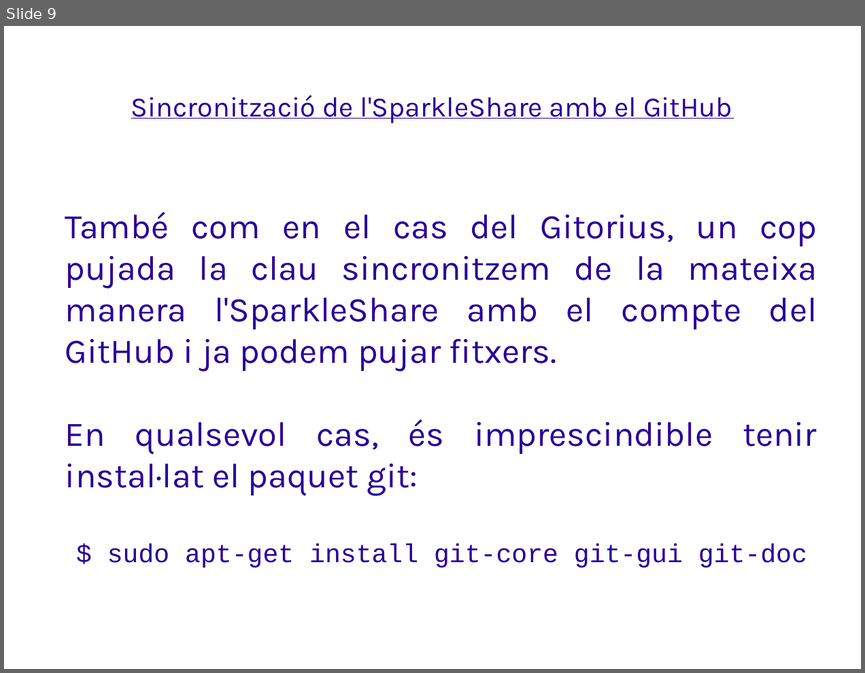
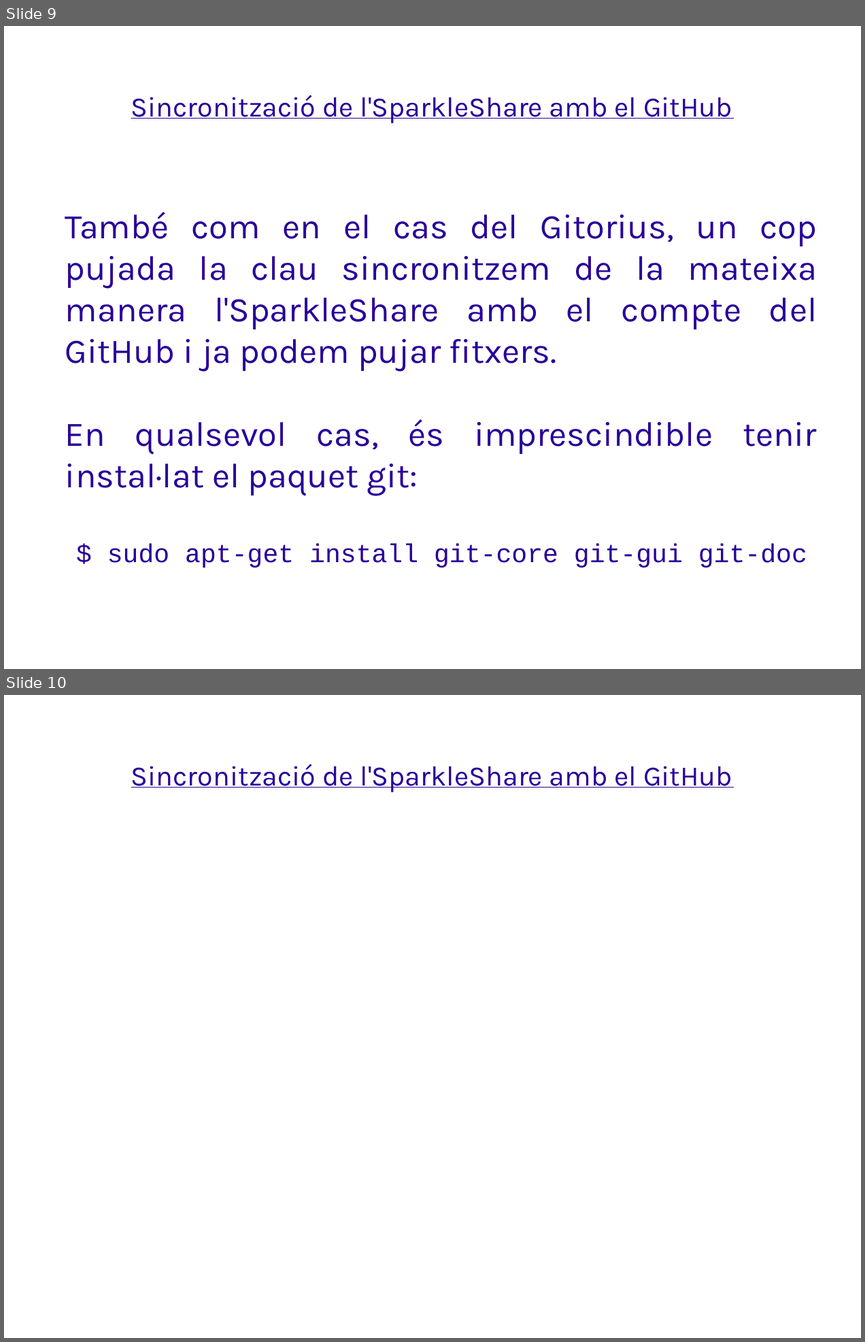
Before and after one commit to SiscoGarcia/MigracioPL, a slide deck: IntroSparkleShare.odp. Shown one above the other, each under a label of ours: slide 9 before the commit, slides 9 and 10 after it. The pictures are 865x673 and 865x1342 pixels, drawn with LibreOffice and Linux fonts; fonts in the diff are those of the drawing; background and template pictures are left out. Boxes give left, top, right and bottom in pixels: in the first picture for what was removed or moved away, otherwise in the second. Text is boxed around its words. In the diff, an @@ line names an element or a change of style, - is before the commit and + after.

Commit message:
edited ‘IntroSparkleShare.odp’ and 1 more

```diff
--- a/IntroSparkleShare.odp
+++ b/IntroSparkleShare.odp
@@ slide 10 added at [4, 695, 861, 1338], background picture (left out) @@
@@ title added at [131, 764, 732, 792], 26 pt, text #280099, underline @@
+Sincronització de l'SparkleShare amb el GitHub
```
Also in this commit, not shown: 1 slide removed, 1 other file.
